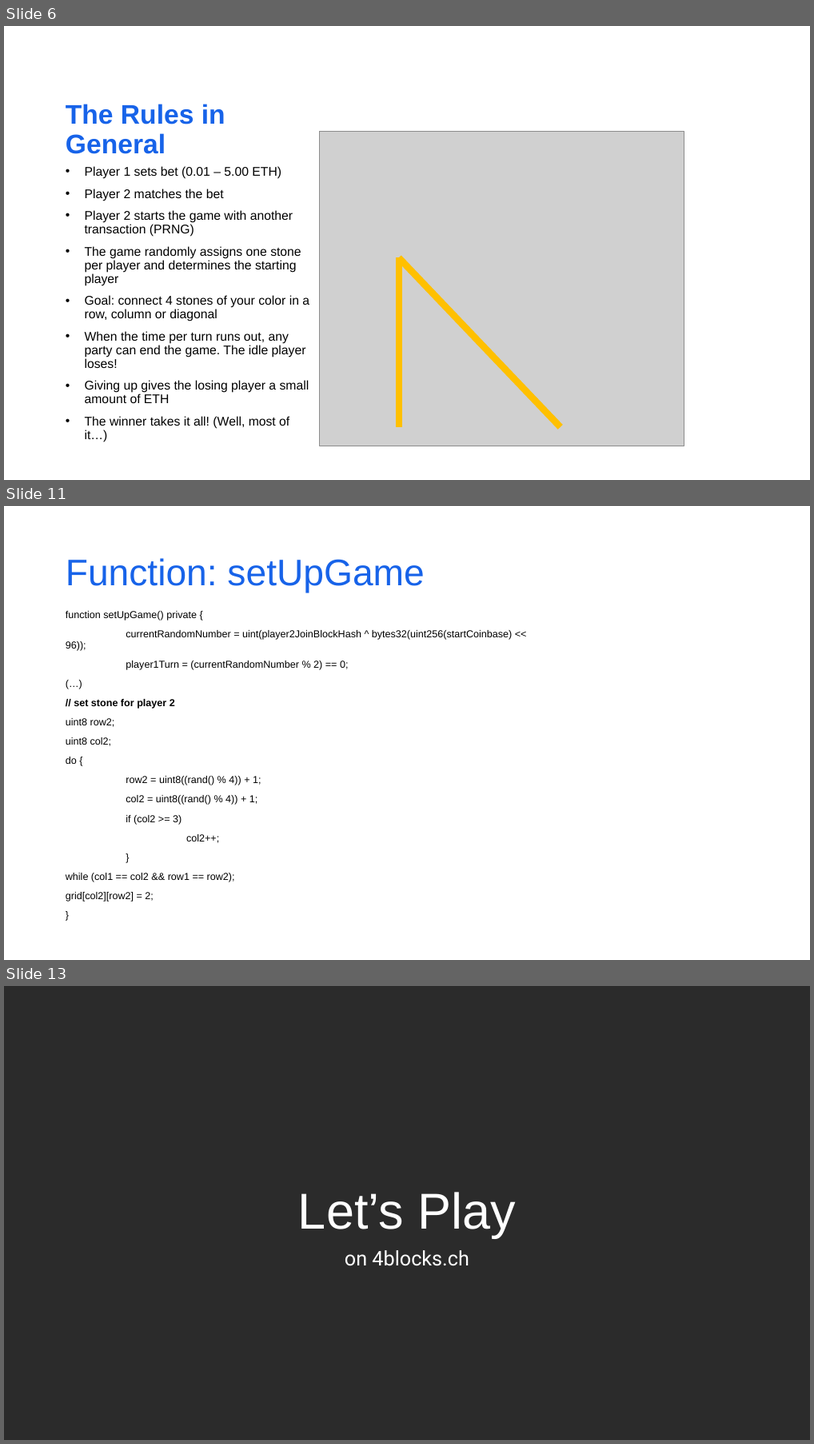
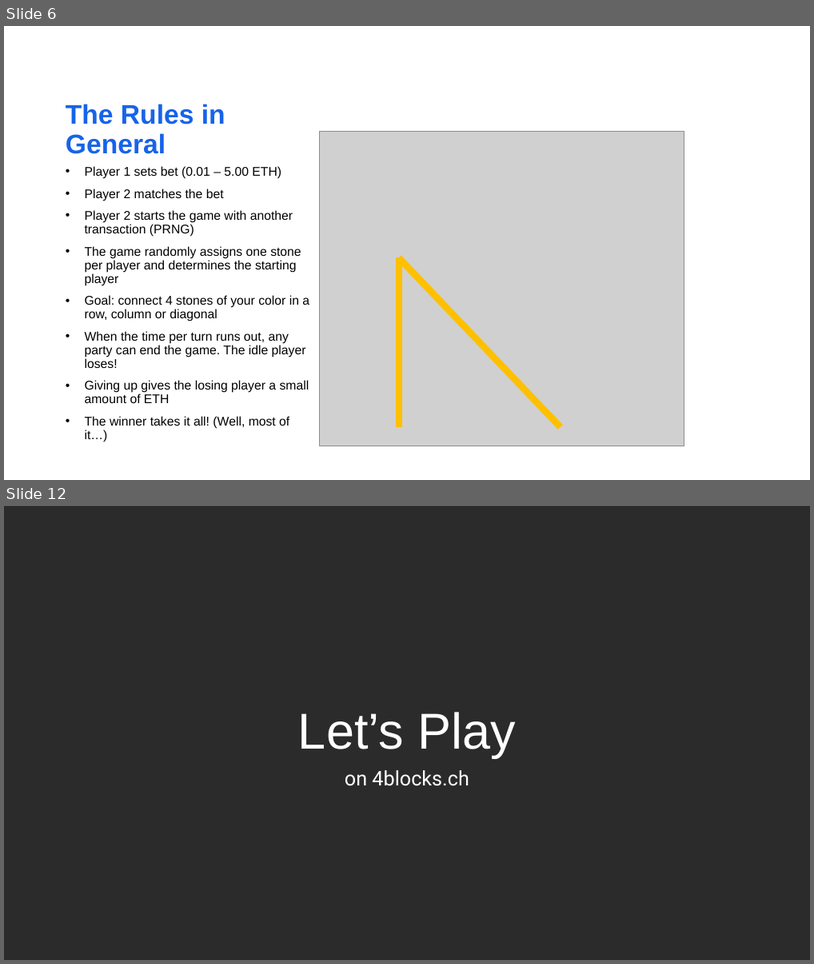
Before and after one commit to matnad/vierGewinntSC, a slide deck: presentation/nice fonts_jakob und joschi.pptx. Shown one above the other, each under a label of ours: slides 6, 11 and 13 before the commit, slides 6 and 12 after it; the slides between them are not shown. The pictures are 814x1444 and 814x964 pixels, drawn with LibreOffice and Linux fonts; fonts in the diff are those of the drawing; grey boxes stand for pictures; background and template pictures are left out; a plain dark background stands for a picture behind light text. Boxes give left, top, right and bottom in pixels: in the first picture for what was removed or moved away, otherwise in the second. Text is boxed around its words. In the diff, an @@ line names an element or a change of style, - is before the commit and + after.

```diff
--- a/presentation/nice fonts_jakob und joschi.pptx
+++ b/presentation/nice fonts_jakob und joschi.pptx
@@ slide 11 removed at [4,506,810,960], background #FFFFFF @@
@@ title removed at [66,558,424,593] @@
-Function: setUpGame
@@ text removed at [66,611,512,901] @@
-function setUpGame() private {
-currentRandomNumber = uint(player2JoinBlockHash ^ bytes32(uint256(startCoinbase) << 96));
-player1Turn = (currentRandomNumber % 2) == 0;
-(…)
-// set stone for player 2
-uint8 row2;
-uint8 col2;
-do {
-row2 = uint8((rand() % 4)) + 1;
-col2 = uint8((rand() % 4)) + 1;
-if (col2 >= 3)
-col2++;
-}
-while (col1 == col2 && row1 == row2);
-grid[col2][row2] = 2;
-}
@@ what was slide 13 is now slide 12 @@
```
Also in this commit, not shown: 5 slides changed.
